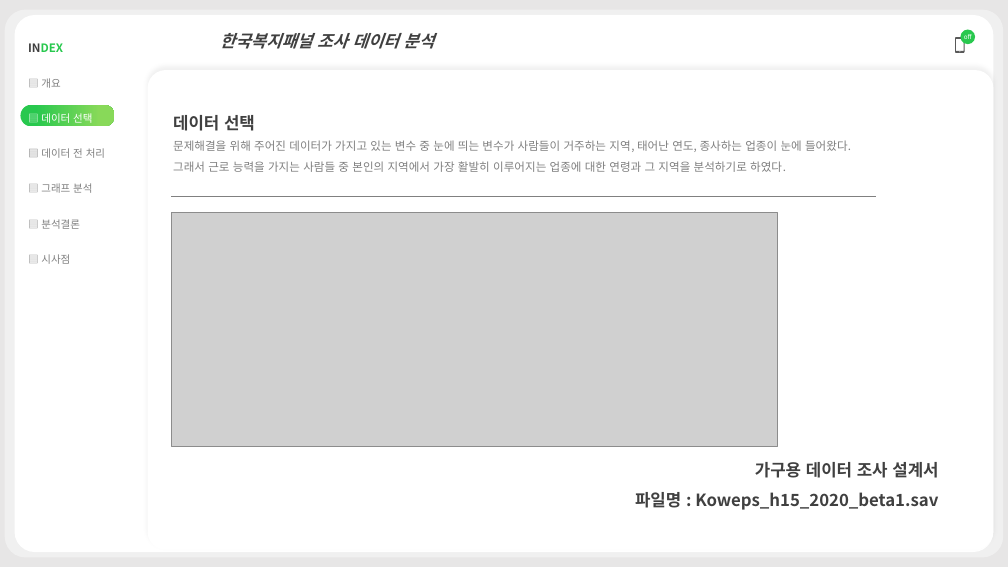
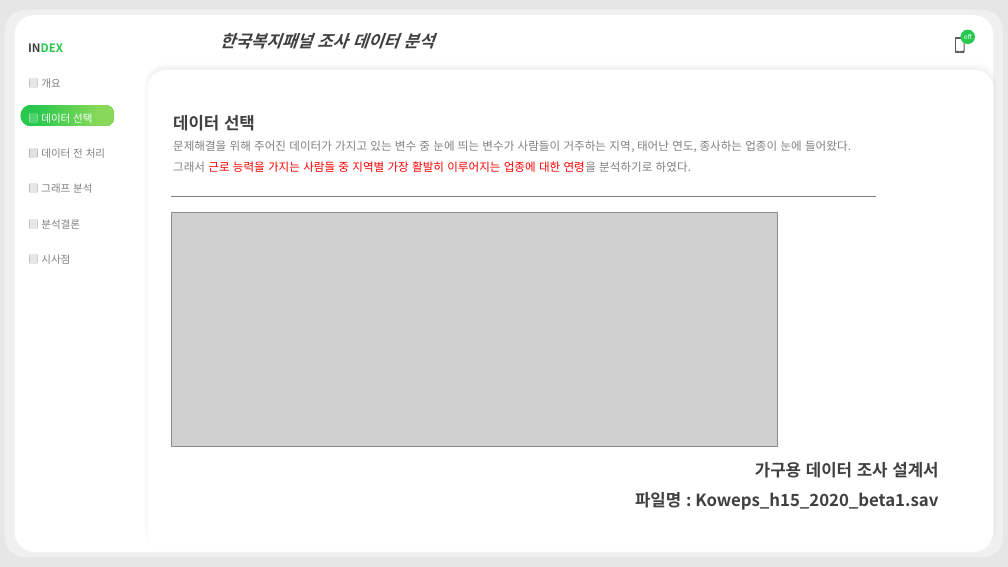
Before and after one commit to ktb5891/Bigdata_lecture, a slide deck: slide 3 of 개인프로젝트/복지패널 데이터 분석.pptx. Drawn at 1008x567 pixels with LibreOffice and Linux fonts; fonts in the diff are those of the drawing; grey boxes stand for pictures. Boxes give left, top, right and bottom in pixels: in the first picture for what was removed or moved away, otherwise in the second. Text is boxed around its words. In the diff, an @@ line names an element or a change of style, - is before the commit and + after.

```diff
--- a/개인프로젝트/복지패널 데이터 분석.pptx
+++ b/개인프로젝트/복지패널 데이터 분석.pptx
@@ text at (x1=173, y1=161, x2=691, y2=172): text changed; text colour #808080 to #FF0000 @@
-그래서 근로 능력을 가지는 사람들 중 본인의 지역에서 가장 활발히 이루어지는 업종에 대한 연령과 그 지역을 분석하기로 하였다.
+그래서 근로 능력을 가지는 사람들 중 지역별 가장 활발히 이루어지는 업종에 대한 연령을 분석하기로 하였다.
```
Also in this commit, not shown: 16 other slides changed, 16 slides added.
